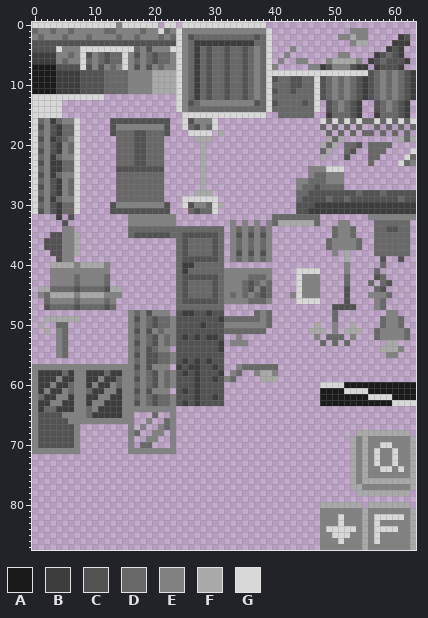
Pixel-art file, stored at resource/graphics/city_tileset.aseprite. That is the earlier state.
64x88 pixels, 1 frame.
Palette (. is transparent): A #1a1a1a  B #3d3d3d  C #525252  D #686868  E #828282  F #a9a9a9  G #d8d8d8
Pixels before (only the part around the change), first column x 15:
63 EECEDCDDECBCBCCCC...............
64 EEEEEEEEE.......................
65 EE...D..E.......................
66 EE..E..DE.......................
67 .E.E..EDE.......................
68 .ED..EE.E.......................
69 .E..EE..E.......................
70 .E.DD...E.......................
71 .EEEEEEEE.......................
72 ................................
73 ................................
74 ................................
75 ................................
76 ................................
77 ................................
78 ................................
79 ................................
80 ................................
81 ................................
82 ................................
83 ................................
84 ................................
85 ................................
86 ................................
87 ................................
Now the later version:
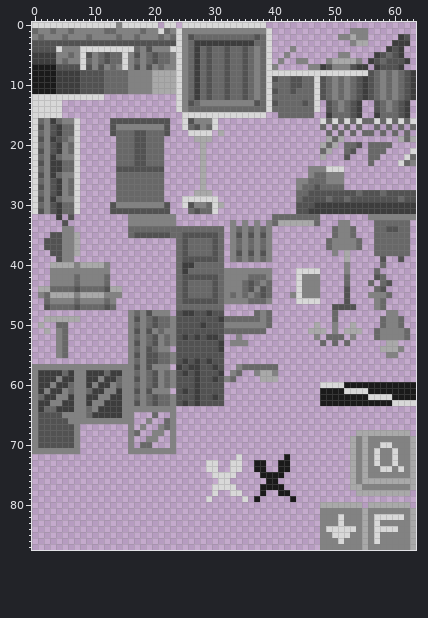
From old to new:
y 72: x 34 . -> G; x 42 . -> A
y 73..74: x 29..30 .. -> GG; x 33..34 .. -> GG; x 37..38 .. -> AA; x 41..42 .. -> AA
y 75: x 30..33 .... -> GGGG; x 38..41 .... -> AAAA
y 76: x 31..32 .. -> GG; x 39..40 .. -> AA
y 77: x 30..33 .... -> GGGG; x 38..41 .... -> AAAA
y 78: x 30 . -> G; x 33..34 .. -> GG; x 38 . -> A; x 41..42 .. -> AA
y 79: x 29 . -> G; x 35 . -> G; x 37 . -> A; x 43 . -> A
Boxes around the changes in both pictures, in picture pixels (x1, y1, x2, y2):
added: (206, 454, 296, 502)
